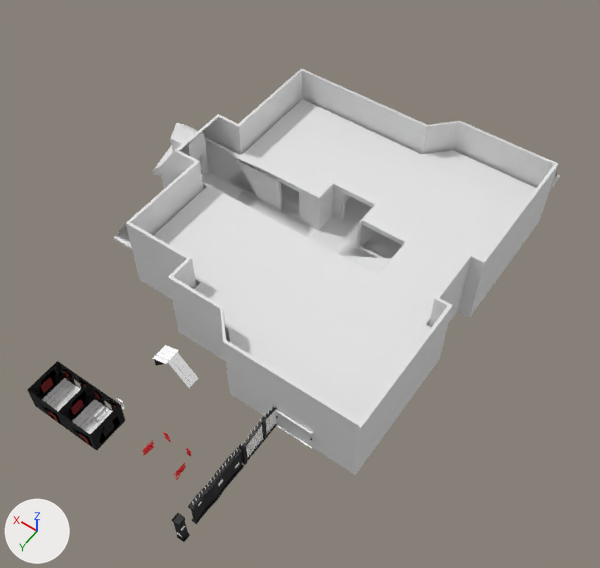
The FBX model NotesOfCitrus/Assets/Blender/assetMansion+Grounds.fbx, before and after one commit.
Rendered twice from a camera (50 mm lens) standing at (-24.7, 43.0, 108.3) and looking at (22.9, -23.6, 3.5). Arrows for +X, +Y and +Z are at lower left; the lights stay in place. Where no turn or scale is listed for an object, it has been applied to the vertices. Vertices at the same position are counted once.

Objects in the first picture: 'Gate', 'MainRoom.001', 'MainRoom.002', 'Plane.004', 'StoneWall'.
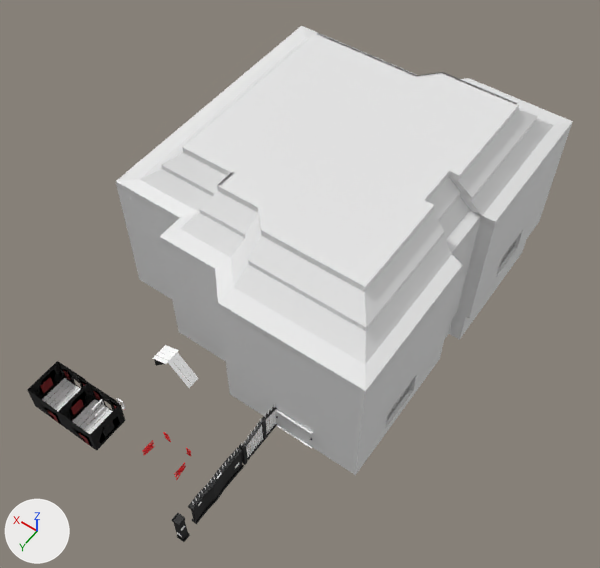
Location of each change, [x1, y1, x2, y2] in pixels of the pictures (600 x 568 px):
'Plane.004', reshaped
    before: [113, 68, 560, 475]
    after: [117, 127, 571, 475]
'Plane.003', added
    after: [116, 26, 573, 395]
part 1 of me_plane_004, deleted
    before: [170, 123, 206, 160]
part 2 of me_plane_004, built on
    before: [113, 68, 560, 449]
    after: [117, 127, 571, 449]

The edits, one by one:
me_plane_004 is used by ob_plane_004; location (21.9, -31.4, 7.0).
me_plane_004 had 1473 vertices, 1309 faces and spanned x -23.4..35.5, y -34.1..28.7, z -7.0..6.9.
me_plane_004 now has 2091 vertices, 1737 faces and spans x -23.4..39.8, y -30.1..28.7, z -23.0..14.9.
me_plane_004 part 1: the loose piece of 12 vertices spanning x 29.4..33.5, y -3.9..0.2, z 1.0..6.9 is deleted.
me_plane_004 part 2: 115 vertices moved from x -23.4..35.5, y -30.1..28.7, z -7.0..6.9 to x -23.4..31.5, y -30.1..28.7, z -7.0..14.9; 156 vertices removed from x -23.4..35.5, y -34.1..28.6, z -7.0..6.9; 663 vertices added at x -23.4..39.8, y -30.1..28.6, z -23.0..14.9.
Mesh me_plane_003 is new.
It has 672 vertices, 606 faces and spans x -19.2..29.1, y -30.1..28.6, z -2.8..4.7.
Object 'Plane.003' (ob_plane_003) is new; it shows me_plane_003.
Its location is (17.6, -31.4, 24.7).
